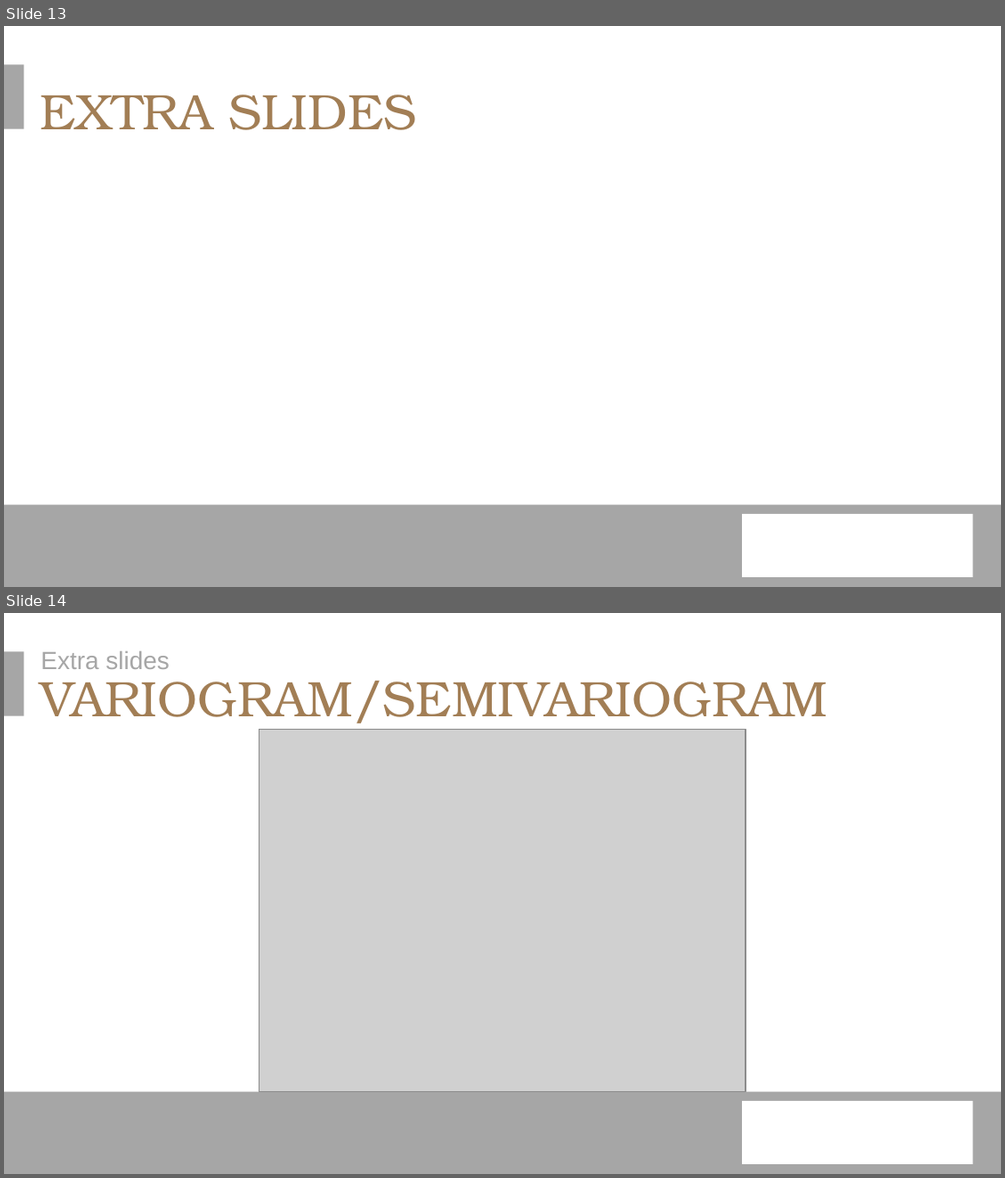
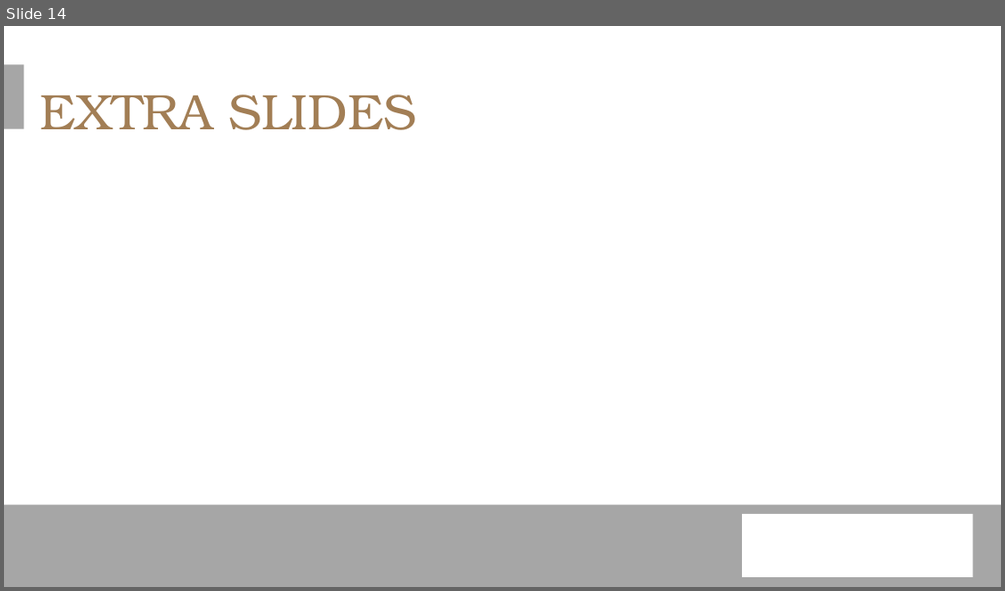
Before and after one commit to erichseamon/BCB503_advanced_geospatial_workshop, a slide deck: doc/BCB_Intro_Advanced_Analysis_1_2021.pptx. Shown one above the other, each under a label of ours: slides 13 and 14 before the commit, slide 14 after it. The pictures are 1005x1178 and 1005x591 pixels, drawn with LibreOffice and Linux fonts; fonts in the diff are those of the drawing; grey boxes stand for pictures; background and template pictures are left out. Boxes give left, top, right and bottom in pixels: in the first picture for what was removed or moved away, otherwise in the second. Text is boxed around its words. In the diff, an @@ line names an element or a change of style, - is before the commit and + after.

```diff
--- a/doc/BCB_Intro_Advanced_Analysis_1_2021.pptx
+++ b/doc/BCB_Intro_Advanced_Analysis_1_2021.pptx
@@ slide 14 removed at bbox=[4, 613, 1001, 1174], background #FFFFFF; not listed: 3 template elements that a slide beside it also shows @@
@@ text removed at bbox=[40, 651, 170, 669] @@
-Extra slides
@@ title removed at bbox=[40, 681, 828, 723] @@
-VARIOGRAM/SEMIVARIOGRAM
@@ picture removed at bbox=[259, 729, 745, 1090] @@
@@ what was slide 13 is now slide 14 @@
```
Also in this commit, not shown: 1 slide changed, 1 slide added, 1 other file.
